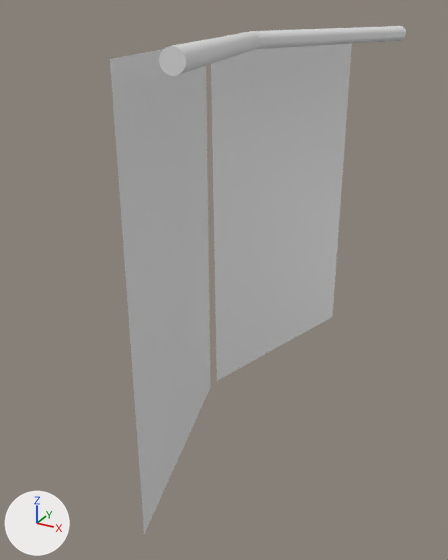
The FBX model Game_dev/exports/curtains_opening_fixed.fbx: old version first, new version second.
Before and after are seen from a 50 mm lens placed at (-1.415, -1.304, 1.25), pointed at (-2.24, 0.195, 0.5). Every picture has the same lights, and +X, +Y and +Z are marked at lower left.
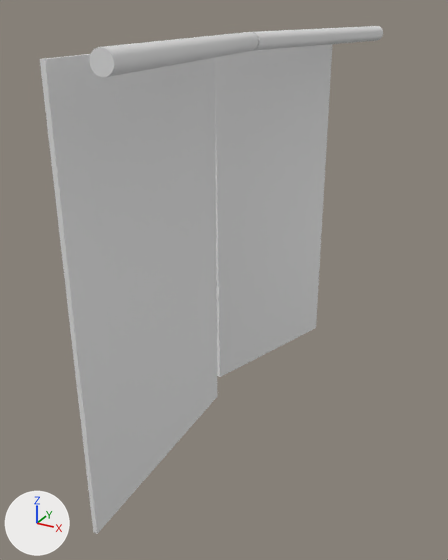
The change, as a diff of the scene's bpy script:
```diff
--- a/Game_dev/exports/curtains_opening_fixed.fbx.py
+++ b/Game_dev/exports/curtains_opening_fixed.fbx.py
@@ me_mesh_001 @@
 # used by ob_plane005; location = (-2.306, 0.613, 0.591); rotation_euler = (0.68, -1.549, -1.575), in degrees (39, -89, -90); scale = (0.0254, 0.0254, 0.0254)
-me_mesh_001.from_pydata(...)  # 1681 vertices, 3200 faces; spans x -22.5..22.5, y -8.2..14.2, z -6.8..8.5
+me_mesh_001.from_pydata(...)  # 3362 vertices, 6720 faces; spans x -22.5..22.5, y -8.8..14.2, z -6.8..9.3
+# me_mesh_001 part 1: 1681 vertices added at x -22.5..22.5, y -8.8..13.7, z -5.9..9.3
@@ me_mesh_002 @@
 # used by ob_plane004; location = (-2.264, -0.025, 0.591); rotation_euler = (0.275, -1.574, 0.0), in degrees (16, -90, 0); scale = (0.0254, 0.0254, 0.0254)
-me_mesh_002.from_pydata(...)  # 1681 vertices, 3200 faces; spans x -22.5..22.5, y -13.6..13.6, z 0.0
+me_mesh_002.from_pydata(...)  # 3362 vertices, 6720 faces; spans x -22.5..22.5, y -13.6..13.6, z 0.0..1.0
+# me_mesh_002 part 2: 1681 vertices added at x -22.5..22.5, y -13.6..13.6, z 1.0
@@ ob_plane005 @@
 ob_plane005 = bpy.data.objects.new('Plane005', me_mesh_001)
-ob_plane005.location = (-2.306, 0.613, 0.591)
-ob_plane005.rotation_euler = (0.68, -1.549, -1.575)  # degrees (39, -89, -90)
-ob_plane005.scale = (0.0254, 0.0254, 0.0254)
+ob_plane005.location = (-2.308, 0.57, 0.596)
+ob_plane005.rotation_euler = (0.676, -1.55, -1.603)  # degrees (39, -89, -92)
+ob_plane005.scale = (0.0254, 0.0197, 0.0196)
@@ ob_plane004 @@
 ob_plane004 = bpy.data.objects.new('Plane004', me_mesh_002)
-ob_plane004.location = (-2.264, -0.025, 0.591)
-ob_plane004.rotation_euler = (0.275, -1.574, 0.0)  # degrees (16, -90, 0)
+ob_plane004.location = (-2.292, -0.072, 0.591)
+ob_plane004.rotation_euler = (0.104, -1.573, -0.0569)  # degrees (6, -90, -3.3)
 ob_plane004.scale = (0.0254, 0.0254, 0.0254)
@@ ob_cylinder002 @@
 ob_cylinder002 = bpy.data.objects.new('Cylinder002', me_mesh_003)
-ob_cylinder002.location = (-2.02, -0.383, 1.168)
-ob_cylinder002.rotation_euler = (1.571, 0.0, -2.867)  # degrees (90, 0, -164)
+ob_cylinder002.location = (-2.107, -0.46, 1.168)
+ob_cylinder002.rotation_euler = (1.571, 0.0, -3.016)  # degrees (90, 0, -173)
 ob_cylinder002.scale = (0.0254, 0.0254, 0.0271)
@@ ob_cylinder003 @@
 ob_cylinder003 = bpy.data.objects.new('Cylinder003', me_mesh)
-ob_cylinder003.location = (-1.998, 1.017, 1.168)
-ob_cylinder003.rotation_euler = (1.571, 0.0, -0.306)  # degrees (90, 0, -18)
+ob_cylinder003.location = (-2.071, 0.99, 1.168)
+ob_cylinder003.rotation_euler = (1.571, 0.0, -0.176)  # degrees (90, 0, -10)
 ob_cylinder003.scale = (0.0254, 0.0254, 0.0271)
```

Boxes [x1, y1, x2, y2] around the edits, measured in the pictures (448 x 560 px):
'Plane004', reshaped, moved, turned
    before: [110, 49, 211, 534]
    after: [40, 54, 217, 534]
'Plane005', reshaped, moved, turned, rescaled
    before: [211, 44, 352, 381]
    after: [215, 44, 333, 377]
'Cylinder002', moved, turned
    before: [159, 31, 261, 76]
    after: [89, 32, 258, 77]
'Cylinder003', moved, turned
    before: [254, 26, 406, 50]
    after: [253, 26, 383, 51]
part 1 of me_mesh_001, added
    after: [215, 98, 220, 377]
part 2 of me_mesh_002, added
    after: [40, 54, 97, 534]
